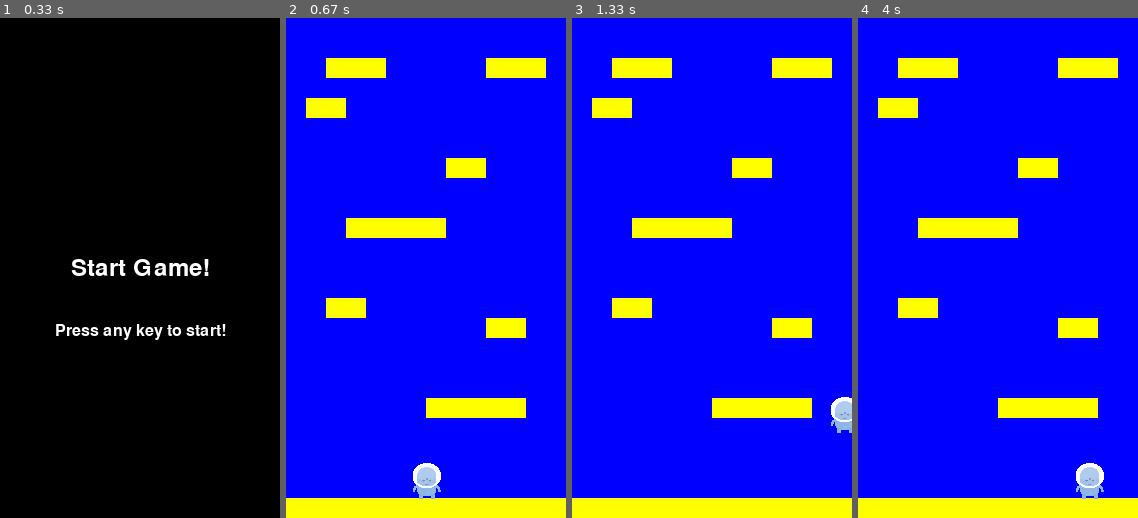
Above: before the commit, frames 1-4 (left to right).
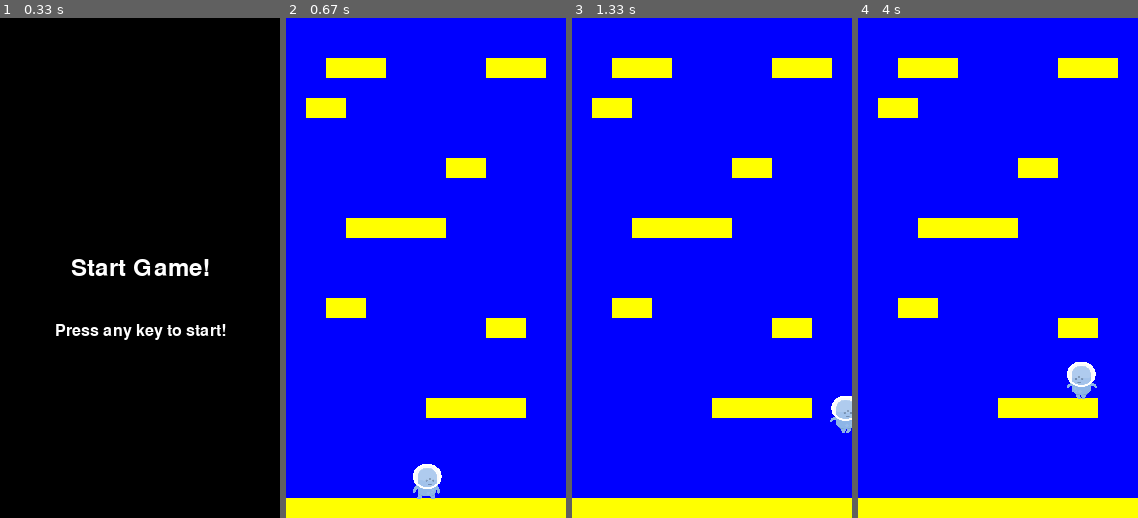
Above: after the commit, the same moments.

Repository: Calum-Johnston/pygame_2d_platformer
Game: pygame game, started from main.py
The game is run twice, just before and just after one commit, with the same random seed, the same clock (stepped at 60 frames per second) and the same inputs.
Inputs:
- Up to frame 1 (0.33 s): no input
- Up to frame 2 (0.67 s): tap Space at 0.33 s
- Up to frame 3 (1.33 s): hold Right 0.67-1.13 s; hold Right from 1.17 s (still down); tap Space at 1.23 s
- Up to frame 4 (4 s): tap Space at 1.53, 1.73, 2.03, 2.3, 2.6, 2.73, 3.03, 3.73 s; release Right at 1.63 s; hold Left 1.67-2.2 s; hold Left 2.23-2.63 s; hold Right 2.67-3.3 s; tap A at 3.33 s; hold Left from 3.67 s (still down)

Frame 1 is identical in both runs. In frame 2, 0.1% of the frame differs, in the area x 45-56%, y 89-97%; in frame 3, 0.2%; in frame 4, 1.1%, in the area x 74-88%, y 68-97%.

Commit message:
Added player animation

Diff:
--- a/sprites.py
+++ b/sprites.py
@@ -13,8 +13,19 @@
         # Get the game instance (for collision use)
         self.game = game
 
+        # Load in the sprites images
+        self.loadImages()
+
+        # Define variables to determine the action the player is currently taking
+        self.idle = True
+        self.walking = False
+        self.jumping = False
+        self.direction = "R"
+        self.currentImage = 0
+        self.tickCount = 0
+
         # Define the image size, color, etc
-        self.image = self.game.player_spritesheet.getImageAt(768, 768, 128, 256)
+        self.image = self.idle_frames[0]
 
         # Fetch the rectangle object that has the dimensions of the image.
         self.rect = self.image.get_rect()
@@ -25,12 +36,10 @@
         self.velocity = vec(0, 0)
         self.acceleration = vec(0, 0)
 
-        # Define variables to determine the action the player is currently taking
-        self.idle = True
-        self.walking = False
-        self.jumping = False
-
     def update(self):
+        # Update current image of sprite
+        self.animate()
+
         # Default acceleration is 0 (x-direction) and GRAVITY (y-direction)
         self.acceleration = vec(0, PLAYER_GRAVITY)  # i.e. always accelerting downwards unless changed later
 
@@ -46,6 +55,10 @@
         # Decrease acceleration according friction, update velocity according to acceleration
         self.acceleration.x += self.velocity.x * PLAYER_FRICTION  # Friction only applies to x-range
         self.velocity += self.acceleration
+
+        # Reset velocity when it gets too small
+        if(abs(self.velocity.x) < 0.5):
+            self.velocity.x = 0
 
         # Calculate the new position (could remove acceleration part)
         self.position += self.velocity + 0.5 * self.acceleration
@@ -71,6 +84,9 @@
         # Updates player position (keep track of bottom, since this is used in collisons)
         self.rect.midbottom = self.position
 
+        # Update the tick count
+        self.tickCount += 1
+
     def jump(self):
         self.rect.y += 1
         collision = pygame.sprite.spritecollide(self, self.game.platform_sprites, False)
@@ -79,7 +95,78 @@
         if(collision and self.velocity.y == 0):
             self.velocity.y = -13
 
-
+    def animate(self):
+        self.updateStates()
+        if(self.idle):
+            print("IDLE")
+            if(self.tickCount > 30):
+                self.tickCount = 0
+                self.currentImage = (self.currentImage + 1) % len(self.idle_frames)
+                self.image = self.idle_frames[self.currentImage]
+                currentX, currentY = self.rect.midbottom
+                self.rect = self.image.get_rect()
+                self.rect.midbottom = (currentX, currentY)
+        elif(self.walking):
+            print("WALKING")
+            if(self.tickCount > 15):
+                self.tickCount = 0
+                self.currentImage = (self.currentImage + 1) % len(self.walking_frames_r)
+                if(self.velocity.x > 0): self.image = self.walking_frames_r[self.currentImage]
+                else: self.image = self.walking_frames_l[self.currentImage]
+                currentX, currentY = self.rect.midbottom
+                self.rect = self.image.get_rect()
+                self.rect.midbottom = (currentX, currentY)
+        elif(self.jumping):
+            print("JUMPING")
+            if(self.tickCount > 15):
+                self.tickCount = 0
+                self.currentImage = (self.currentImage + 1) % len(self.jumping_frames)
+                self.image = self.jumping_frames[self.currentImage]
+                currentX, currentY = self.rect.midbottom
+                self.rect = self.image.get_rect()
+                self.rect.midbottom = (currentX, currentY)
+
+    def updateStates(self):
+        # Update idle state
+        if(self.velocity.x == 0 and self.velocity.y == 0):
+            self.idle = True
+        else:
+            self.idle = False
+
+        # Update walking state (only if not jumping)
+        if(not self.jumping):
+            if(self.velocity.x != 0):
+                self.walking = True
+            else:
+                self.walking = False
+
+        # Update jumping state
+        if(self.velocity.y != 0):
+            self.jumping = True
+        elif(self.velocity.y == 0.5 and len(pygame.sprite.spritecollide(self, self.game.platform_sprites, False)) == 0):
+            self.jumping = True
+        else:
+            self.jumping = False
+
+
+    def loadImages(self):
+        self.idle_frames = []
+        self.walking_frames_r = []
+        self.walking_frames_l = []
+        self.jumping_frames = []
+
+        # Update idle frame
+        self.idle_frames.append(self.game.player_spritesheet.getImageAt(768, 0, 128, 256))
+        self.idle_frames.append(self.game.player_spritesheet.getImageAt(768, 768, 128, 256))
+
+        # Update walking frames
+        self.walking_frames_r.append(self.game.player_spritesheet.getImageAt(640, 1280, 128, 256))
+        self.walking_frames_r.append(self.game.player_spritesheet.getImageAt(640, 1024, 128, 256))
+        self.walking_frames_l.append(pygame.transform.flip(self.game.player_spritesheet.getImageAt(640, 1280, 128, 256), True, False))
+        self.walking_frames_l.append(pygame.transform.flip(self.game.player_spritesheet.getImageAt(640, 1024, 128, 256), True, False))
+
+        # Update jumping frames
+        self.jumping_frames.append(self.game.player_spritesheet.getImageAt(768, 256, 128, 256))
 
 ''' PLATFORM SPRITE '''
 class Platform(pygame.sprite.Sprite):
